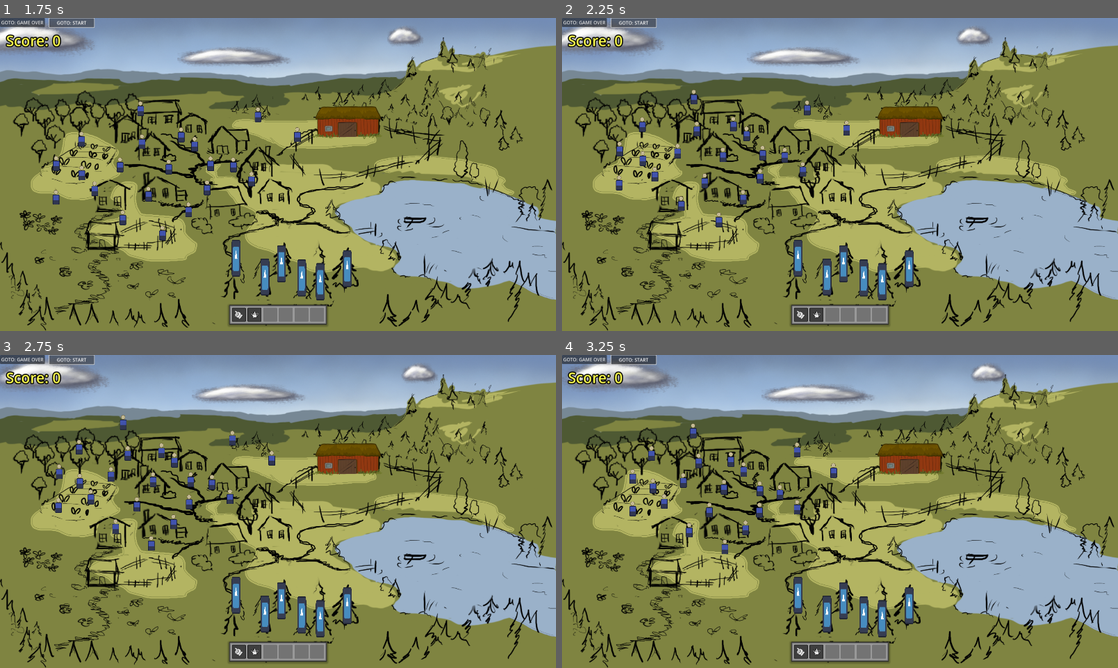
Above: before the commit, frames 1-4 (two rows, left to right).
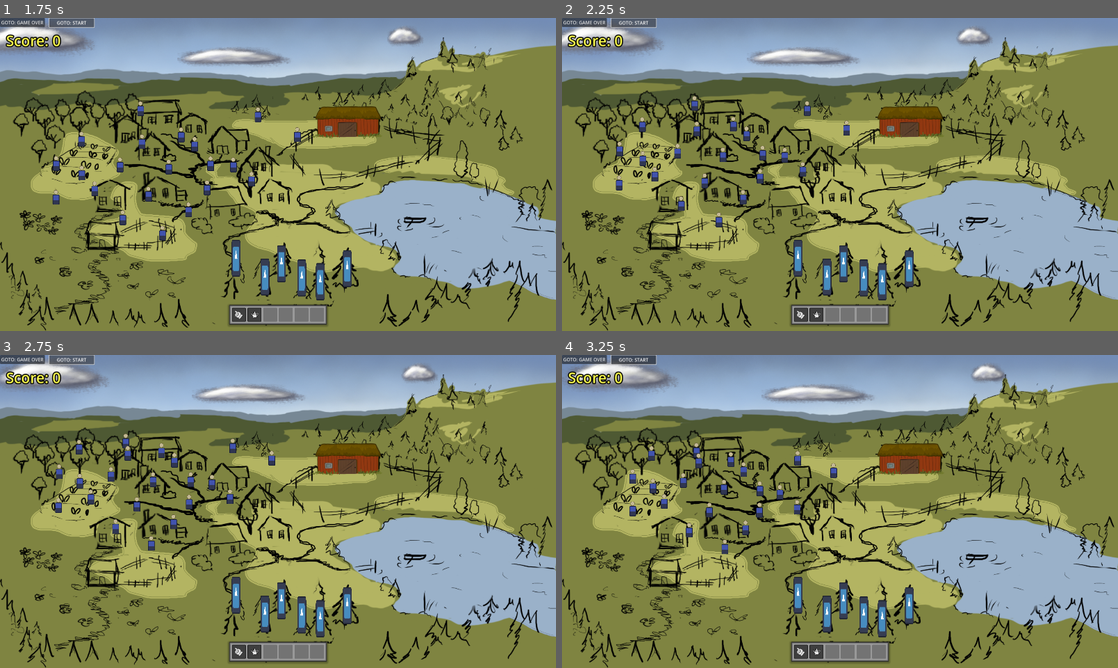
Above: after the commit, the same moments.

Repository: arget4me/cosyville
Game: Godot game, scene res://Scenes/main_scene.tscn
Two runs of this game, one before a commit and one after it. Both use one fixed random seed, a clock stepped at 60 frames per second and the inputs below. The engine's default icon, where the game draws it, is replaced by a stand-in: a white triangle on a blue panel in a dark square.
Inputs (mouse positions are in pixels of both pictures, inside the frame that each line leads up to):
- Up to frame 1 (1.75 s): click "GOTO: PLAYING" at 0.5 s; click "GOTO: START" at 1.25 s
- Up to frame 2 (2.25 s): click "GOTO: START" at 2 s
- Up to frame 3 (2.75 s): no input
- Up to frame 4 (3.25 s): move the mouse to (845, 602) at 2.77 s; press the mouse at (845, 602) at 2.78 s; hold Right (ui_right) from 2.78 s (still down)

Frame 1 is identical in both runs. In frame 2, less than 0.1% of the frame differs, in the area x 23-45%, y 22-32%; in frame 3, 0.2%, in the area x 21-43%, y 19-32%; in frame 4, 0.2%.

Commit message:
Add colliders to background

Diff:
--- a/Scenes/cosy_village_clicking_example.tscn
+++ b/Scenes/cosy_village_clicking_example.tscn
@@ -21,6 +21,18 @@
 
 [node name="Background" type="Sprite2D" parent="Camera2D/Art"]
 texture = ExtResource("3_oicvn")
+
+[node name="StaticBody2D" type="StaticBody2D" parent="Camera2D/Art/Background"]
+visible = false
+
+[node name="CollisionPolygon2D" type="CollisionPolygon2D" parent="Camera2D/Art/Background/StaticBody2D"]
+polygon = PackedVector2Array(-1000, -238, -1027, -611, 43, -665, 1143, -601, 1062, -420, 975, -453, 914, -430, 820, -416, 726, -409, 648, -420, 568, -423, 527, -396, 487, -352, 433, -315, 342, -261, 285, -248, 208, -251, 73, -258, -18, -261, -115, -235, -240, -231, -300, -261, -421, -261, -559, -248, -704, -265, -869, -235)
+
+[node name="StaticBody2D2" type="StaticBody2D" parent="Camera2D/Art/Background"]
+visible = false
+
+[node name="CollisionPolygon2D2" type="CollisionPolygon2D" parent="Camera2D/Art/Background/StaticBody2D2"]
+polygon = PackedVector2Array(-1060, -275, -811, -265, -912, -171, -939, -2, -933, 290, -889, 411, -805, 462, -704, 482, -579, 492, -462, 495, -341, 492, -196, 509, -88, 519, 6, 519, 130, 519, 218, 509, 322, 479, 396, 448, 436, 398, 423, 344, 399, 314, 399, 280, 336, 236, 285, 213, 349, 196, 319, 176, 255, 189, 208, 166, 181, 139, 188, 102, 258, 85, 339, 68, 366, 31, 423, 8, 504, 8, 601, 21, 699, 38, 766, 51, 819, 77, 857, 105, 889, 108, 914, 78, 897, 11, 857, -60, 837, -134, 870, -187, 924, -248, 944, -278, 961, -379, 934, -420, 837, -440, 766, -477, 917, -551, 1281, -463, 1338, 314, 1215, 689, 445, 782, -1194, 757)
 
 [node name="YSORT" type="Node2D" parent="."]
 y_sort_enabled = true
